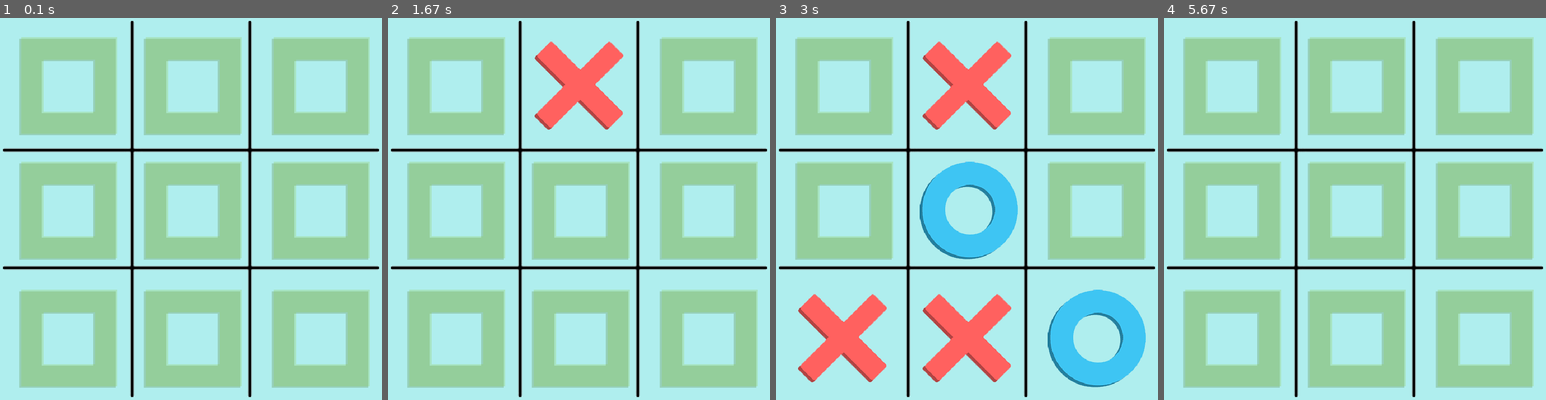
Above: before the commit, frames 1-4 (left to right).
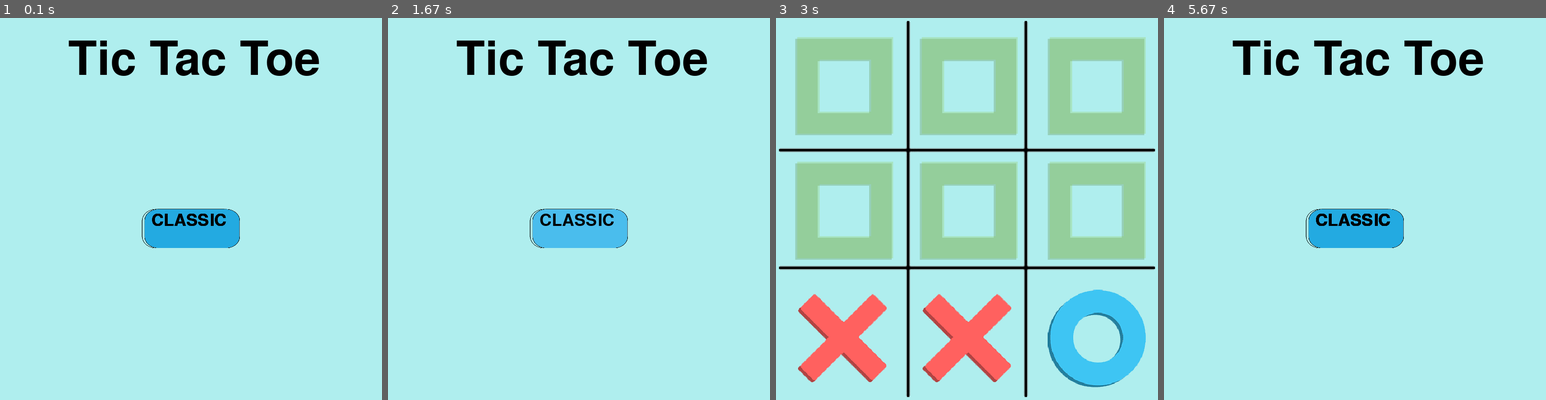
Above: after the commit, the same moments.

Repository: mrmagic2020/Pygames
Game: pygame game, started from Games/Tic Tac Toe/main.py
Same seed, same stepped clock (60 frames per second), same inputs: the game is played once before the commit and once after it.
Inputs (mouse positions are in pixels of both pictures, inside the frame that each line leads up to):
- Up to frame 1 (0.1 s): no input
- Up to frame 2 (1.67 s): press the mouse at (579, 228) at 0.37 s; move the mouse to (571, 166) at 0.47 s; release the mouse at (563, 102) at 0.6 s; press the mouse at (579, 86) at 0.7 s; move the mouse to (510, 205) at 0.8 s; release the mouse at (441, 319) at 0.93 s; hold Esc 1-1.47 s; press the mouse at (579, 86) at 1.53 s; move the mouse to (563, 216) at 1.63 s
- Up to frame 3 (3 s): release the mouse at (932, 346) at 1.77 s; press the mouse at (967, 228) at 1.87 s; move the mouse to (928, 159) at 1.97 s; release the mouse at (890, 90) at 2.1 s; press the mouse at (844, 338) at 2.2 s; move the mouse to (829, 327) at 2.3 s; release the mouse at (818, 315) at 2.43 s; press the mouse at (1096, 338) at 2.53 s; move the mouse to (959, 289) at 2.63 s; release the mouse at (821, 243) at 2.77 s; press the mouse at (967, 338) at 2.87 s; move the mouse to (913, 254) at 2.97 s
- Up to frame 4 (5.67 s): release the mouse at (1244, 174) at 3.1 s; press the mouse at (1232, 209) at 3.2 s; move the mouse to (1228, 140) at 3.3 s; release the mouse at (1228, 75) at 3.43 s; press the mouse at (1232, 86) at 3.53 s; move the mouse to (1251, 155) at 3.63 s; release the mouse at (1274, 228) at 3.77 s; press the mouse at (1355, 209) at 3.87 s; move the mouse to (1366, 155) at 3.97 s; release the mouse at (1374, 98) at 4.1 s; press the mouse at (1484, 209) at 4.2 s; move the mouse to (1488, 136) at 4.3 s; release the mouse at (1492, 63) at 4.43 s; press the mouse at (1355, 86) at 4.53 s; move the mouse to (1332, 174) at 4.63 s; release the mouse at (1309, 262) at 4.77 s; press the mouse at (1484, 86) at 4.87 s; move the mouse to (1358, 90) at 4.97 s; release the mouse at (1232, 94) at 5.1 s; hold Esc 5.17-5.63 s; move the mouse to (1282, 182) at 5.2 s

The runs differ from the first frame. In frame 1, 50% of the frame differs, in the area x 0-100%, y 0-100%; in frame 2, 48%; in frame 3, 12%; in frame 4, 50%.

Commit message:
add title page

Diff:
--- a/Games/Tic Tac Toe/graphics.py
+++ b/Games/Tic Tac Toe/graphics.py
@@ -2,20 +2,33 @@
 from typing import TYPE_CHECKING
 
 import os, pygame
+from enum import Enum
 
 if TYPE_CHECKING:
     import logic
 
 
+pygame.font.init()
+
 piece_size = (200, 200)
 board_size = window_size = (800, 800)
+start_button_size = (200, 80)
 img_path = {
     "Placeholder": os.path.join("Assets", "Placeholder.png"),
     "Cross": os.path.join("Assets", "cross.png"),
     "Circle": os.path.join("Assets", "circle.png"),
     "Board": os.path.join("Assets", "board.png"),
+    "Buttons": {
+        "button_rect_fillet_blue": os.path.join(
+            "Assets", "Buttons", "button_rect_fillet_blue.png"
+        ),
+        "button_rect_fillet_blue_hover": os.path.join(
+            "Assets", "Buttons", "button_rect_fillet_blue_hover.png"
+        ),
+    },
 }
-colours = {"pale_turquoise": (175, 238, 238)}
+colors = {"black": (0, 0, 0), "pale_turquoise": (175, 238, 238)}
+draw = {"rect": pygame.draw.rect}
 
 
 def init() -> pygame.Surface:
@@ -24,7 +37,14 @@
     """
     global screen
     screen = pygame.display.set_mode(window_size)
+    pygame.display.set_caption("Tic Tac Toe")
     return screen
+
+
+def clearScreen(background="pale_turquoise") -> None:
+    screen.fill(colors[background])
+    pygame.display.flip()
+    return None
 
 
 def getPos(index: int) -> tuple[int, int]:
@@ -55,7 +75,10 @@
 
 class Placeholder:
     def __init__(
-        self, index: int = -1, image=pygame.image.load(img_path["Placeholder"]), scale=piece_size
+        self,
+        index: int = -1,
+        image=pygame.image.load(img_path["Placeholder"]),
+        scale=piece_size,
     ) -> None:
         self.index = index
         self.image = pygame.transform.scale(image, scale)
@@ -65,7 +88,10 @@
 
 class Cross:
     def __init__(
-        self, index: int = -1, image=pygame.image.load(img_path["Cross"]), scale=piece_size
+        self,
+        index: int = -1,
+        image=pygame.image.load(img_path["Cross"]),
+        scale=piece_size,
     ) -> None:
         self.index = index
         self.image = pygame.transform.scale(image, scale)
@@ -78,7 +104,10 @@
 
 class Circle:
     def __init__(
-        self, index: int = -1, image=pygame.image.load(img_path["Circle"]), scale=piece_size
+        self,
+        index: int = -1,
+        image=pygame.image.load(img_path["Circle"]),
+        scale=piece_size,
     ) -> None:
         self.index = index
         self.image = pygame.transform.scale(image, scale)
@@ -100,7 +129,8 @@
         self.image = pygame.transform.scale(image, scale)
 
     def render(self) -> None:
-        screen.fill(colours["pale_turquoise"])
+        """Draws the board onto the screen. Does not update display."""
+        screen.fill(colors["pale_turquoise"], self.image.get_rect())
         screen.blit(self.image, self.image.get_rect())
 
         for piece in self.grid.pieces:
@@ -112,5 +142,105 @@
             #     screen.blit(placeholder.image, placeholder.rect)
             # index += 1
 
-        pygame.display.flip()
-        return None
+        # pygame.display.flip()
+        return None
+
+
+class Text:
+    """
+    `content` the text being displayed
+
+    `font` the font being used
+
+    `pos` the position relative to `surface`
+
+    `surface` the surface the text will be rendered on
+    """
+
+    def __init__(
+        self,
+        content: str,
+        font: pygame.font.Font,
+        pos: tuple[int, int],
+        surface: pygame.Surface,
+        color: tuple[int, int, int] = colors["black"],
+        background: pygame.Color = None,
+    ) -> None:
+        self.content = content
+        self.pos = pos
+        self.font = font
+        self.color = color
+        self.background = background
+        self.surface = surface
+        return None
+
+    def render(self) -> None:
+        """Draws the text onto the screen. Does not update display."""
+        surf = self.font.render(self.content, True, self.color, self.background)
+        self.surface.blit(surf, self.pos)
+        return None
+
+
+class Interactive(Enum):
+    BUTTON = 0
+    BUTTON_ANIMATED = 1
+
+
+class Button:
+    def __init__(
+        self,
+        scale: tuple[int, int],
+        pos: tuple[int, int],
+        image: pygame.Surface = pygame.image.load(
+            img_path["Buttons"]["button_rect_fillet_blue"]
+        ),
+    ) -> None:
+        self.type = Interactive.BUTTON
+        self.image = pygame.transform.scale(image, scale)
+        self.rect = pygame.rect.Rect(pos, scale)
+        self.pos = pos
+        return None
+
+    def render(self) -> None:
+        """Draws the button onto the screen. Does not update display."""
+        screen.fill(colors["pale_turquoise"], pygame.rect.Rect(self.rect))
+        screen.blit(self.image, self.pos)
+        return None
+
+
+class AnimatedButton(Button):
+    def __init__(
+        self,
+        scale: tuple[int, int],
+        pos: tuple[int, int],
+        image: pygame.Surface = pygame.image.load(
+            img_path["Buttons"]["button_rect_fillet_blue"]
+        ),
+        hover_image: pygame.Surface = pygame.image.load(
+            img_path["Buttons"]["button_rect_fillet_blue_hover"]
+        ),
+    ) -> None:
+        super().__init__(scale, pos, image)
+        self.type = Interactive.BUTTON_ANIMATED
+        self.isHover = False
+        self.hover_image = pygame.transform.scale(hover_image, scale)
+        return None
+
+    def render(self) -> None:
+        screen.fill(colors["pale_turquoise"], pygame.rect.Rect(self.rect))
+        image = self.image
+        if self.isHover:
+            image = self.hover_image
+        screen.blit(image, self.pos)
+        return None
+
+    def reset(self) -> pygame.Surface:
+        self.isHover = False
+        return self.image
+
+    def hover(self) -> pygame.Surface:
+        self.isHover = True
+        return self.hover_image
+
+    def press(self) -> pygame.Surface:
+        return None
--- a/Games/Tic Tac Toe/main.py
+++ b/Games/Tic Tac Toe/main.py
@@ -2,32 +2,83 @@
 import graphics, logic
 
 pygame.init()
+pygame.font.init()
 
 
-def game():
-    screen = graphics.init()
-    clock = pygame.time.Clock()
+screen = graphics.init()
+clock = pygame.time.Clock()
+
+
+def quit():
+    pygame.quit()
+    sys.exit()
+
+
+def title() -> None:
+    title_text = graphics.Text(
+        "Tic Tac Toe", pygame.font.SysFont("papyrus", 140), (150, 50), screen
+    )
+    start_button = graphics.AnimatedButton(
+        graphics.start_button_size,
+        ((graphics.window_size[0] - graphics.start_button_size[0]) / 2, 400),
+    )
+    start_text = graphics.Text(
+        "CLASSIC", pygame.font.SysFont("papyrus", 50), (20, 7), start_button.image
+    )
+    while True:
+        for event in pygame.event.get():
+            if event.type == pygame.QUIT:
+                quit()
+            if event.type == pygame.MOUSEMOTION:
+                if start_button.rect.collidepoint(pygame.mouse.get_pos()):
+                    start_text.surface = start_button.hover()
+                else:
+                    start_button.reset()
+            if event.type == pygame.MOUSEBUTTONDOWN:
+                if pygame.mouse.get_pressed(num_buttons=3)[0]:
+                    if start_button.rect.collidepoint(pygame.mouse.get_pos()):
+                        game()
+                        break
+
+        screen.fill(graphics.colors["pale_turquoise"])
+        title_text.render()
+        start_button.render()
+        start_text.render()
+        pygame.display.flip()
+        clock.tick(60)
+    return None
+
+
+def game() -> None:
+    """Start a new pvp tic tac toe classic game."""
 
     board = graphics.Board(logic.Grid())
+    board.grid.reset()
     # dragging = False
     while True:
         for event in pygame.event.get():
-            if event.type == pygame.QUIT:
-                pygame.quit()
-                sys.exit()
+            if event.type == pygame.QUIT: quit()
             if event.type == pygame.MOUSEBUTTONDOWN:
                 if pygame.mouse.get_pressed(num_buttons=3)[0]:
                     for i in range(9):
                         piece = board.grid.pieces[i]
-                        if piece.alias == graphics.Placeholder().alias and pygame.Rect(piece.pos, graphics.piece_size).collidepoint(pygame.mouse.get_pos()):
+                        if piece.alias == graphics.Placeholder().alias and pygame.Rect(
+                            piece.pos, graphics.piece_size
+                        ).collidepoint(pygame.mouse.get_pos()):
                             if not board.grid.winner():
                                 board.grid.move(i)
-                    if board.grid.tie(): print("It's a tie!")
-                    else: print("The winner is", board.grid.winner()) if board.grid.winner() is not None else None
+                    if board.grid.tie():
+                        print("It's a tie!")
+                    else:
+                        print(
+                            "The winner is", board.grid.winner()
+                        ) if board.grid.winner() is not None else None
             if event.type == pygame.KEYDOWN:
                 if pygame.key.get_pressed()[pygame.K_ESCAPE]:
-                    print("New Game...")
+                    print("Exit to menu...")
                     board.grid.reset()
+                    title()
+                    break
 
             # if event.type == pygame.KEYDOWN:
             #     print(board.grid.winner())
@@ -48,6 +99,9 @@
         #     cross.pos = mouse_x - offset_x, mouse_y - offset_y
 
         board.render()
-        clock.tick(30)
+        pygame.display.flip()
+        # clock.tick(120)
+    return None
 
-game()
+
+title()
